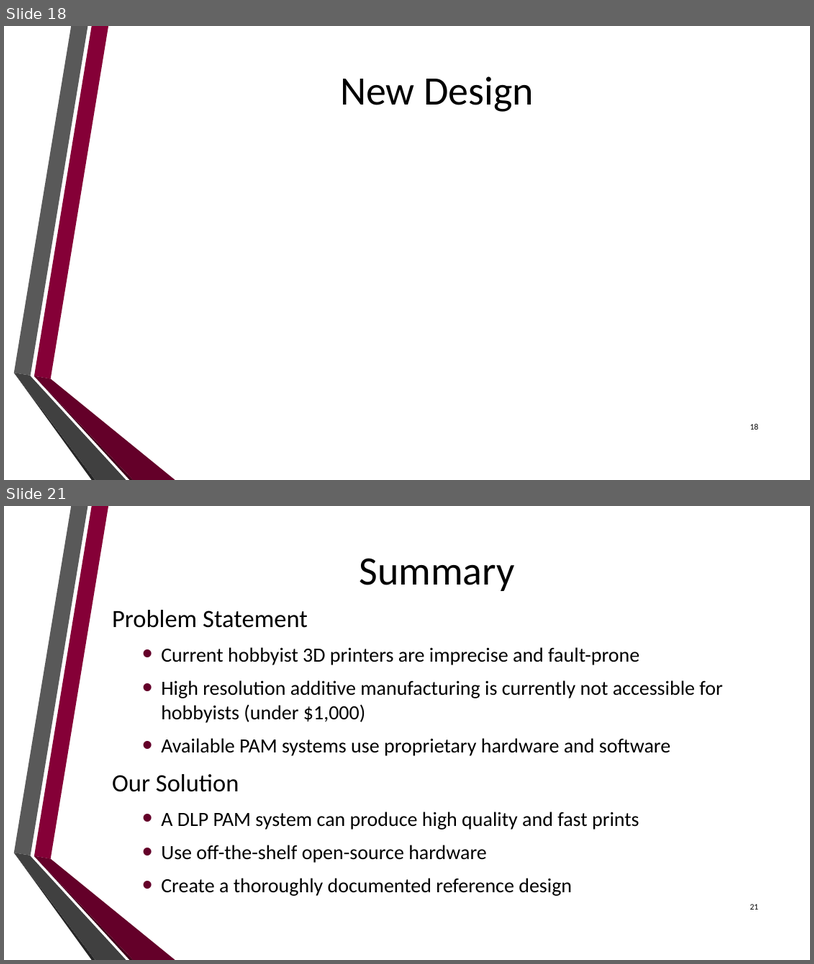
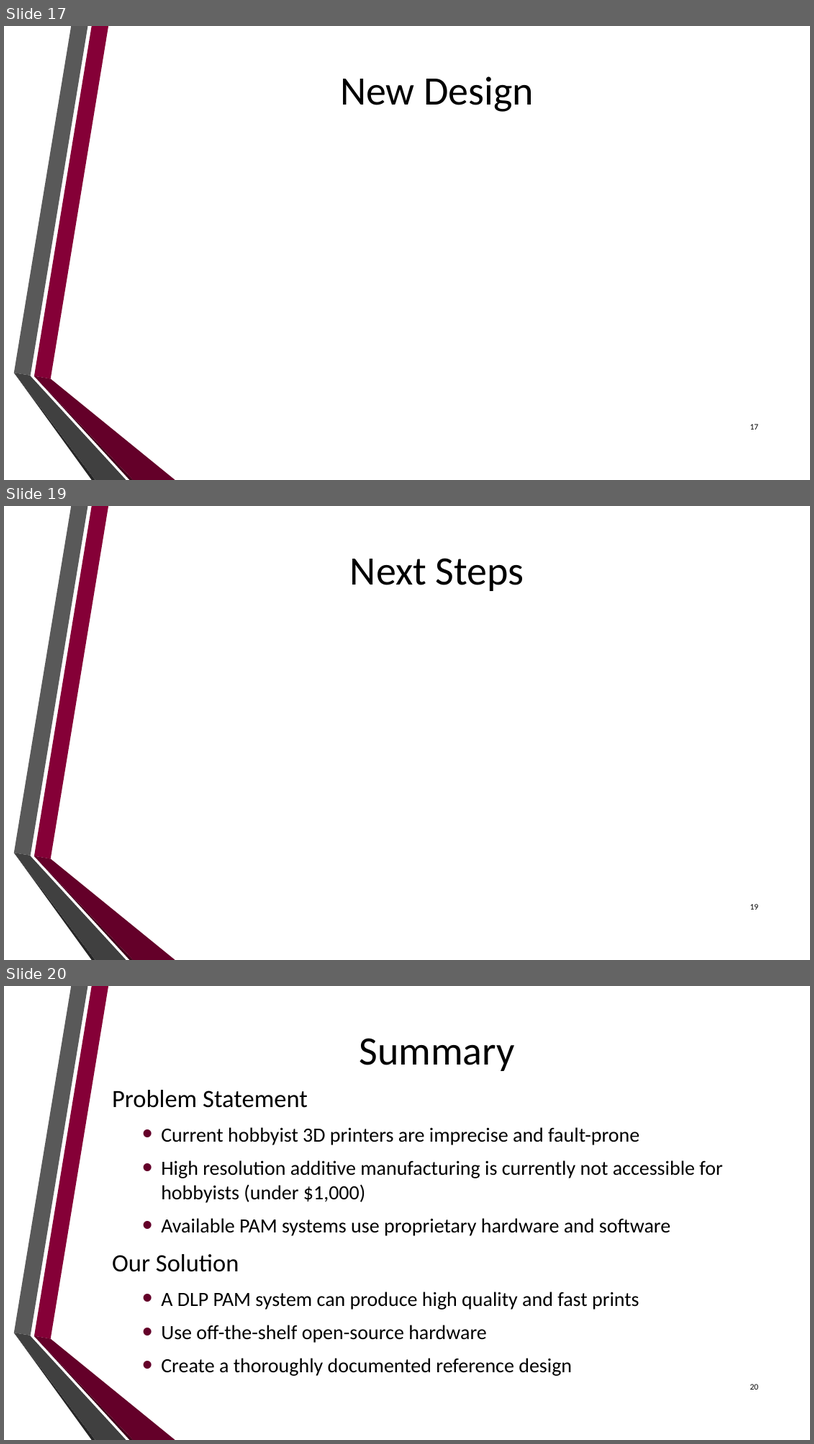
Before and after one commit to dan-olsen/SeniorDesign, a slide deck: Presentations/DesignPres/DesignPres-75.pptx. Shown one above the other, each under a label of ours: slides 18 and 21 before the commit, slides 17, 19 and 20 after it; the slides between them are not shown. The pictures are 814x964 and 814x1444 pixels, drawn with LibreOffice and Linux fonts; fonts in the diff are those of the drawing; background and template pictures are left out. Boxes give left, top, right and bottom in pixels: in the first picture for what was removed or moved away, otherwise in the second. Text is boxed around its words. In the diff, an @@ line names an element or a change of style, - is before the commit and + after.

```diff
--- a/Presentations/DesignPres/DesignPres-75.pptx
+++ b/Presentations/DesignPres/DesignPres-75.pptx
@@ slide 19 added at (x1=4, y1=506, x2=810, y2=960), background picture (left out); not listed: 6 template elements that a slide beside it also shows @@
@@ title added at (x1=350, y1=558, x2=525, y2=591), 48 pt, text #000000 @@
+Next Steps
@@ page number added at (x1=751, y1=903, x2=759, y2=909), 10 pt, text #000000 @@
+19
@@ what was slide 18 is now slide 17 @@
@@ page number at (x1=751, y1=423, x2=759, y2=429): text changed @@
-18
+17
@@ what was slide 21 is now slide 20 @@
@@ page number at (x1=751, y1=1383, x2=759, y2=1389): text changed @@
-21
+20
```
Also in this commit, not shown: 1 slide changed, 1 other slide added, 3 slides removed.
